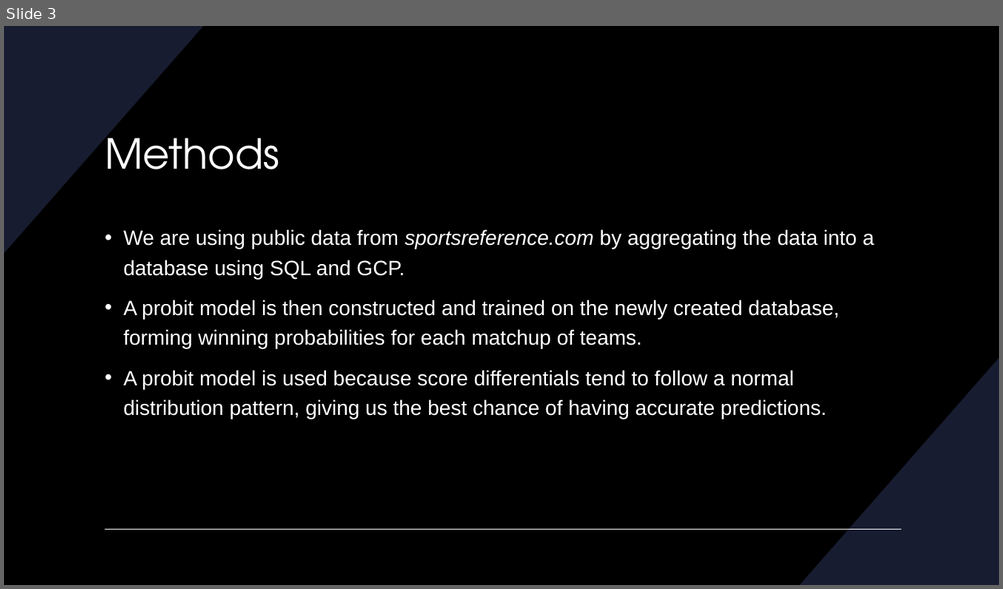
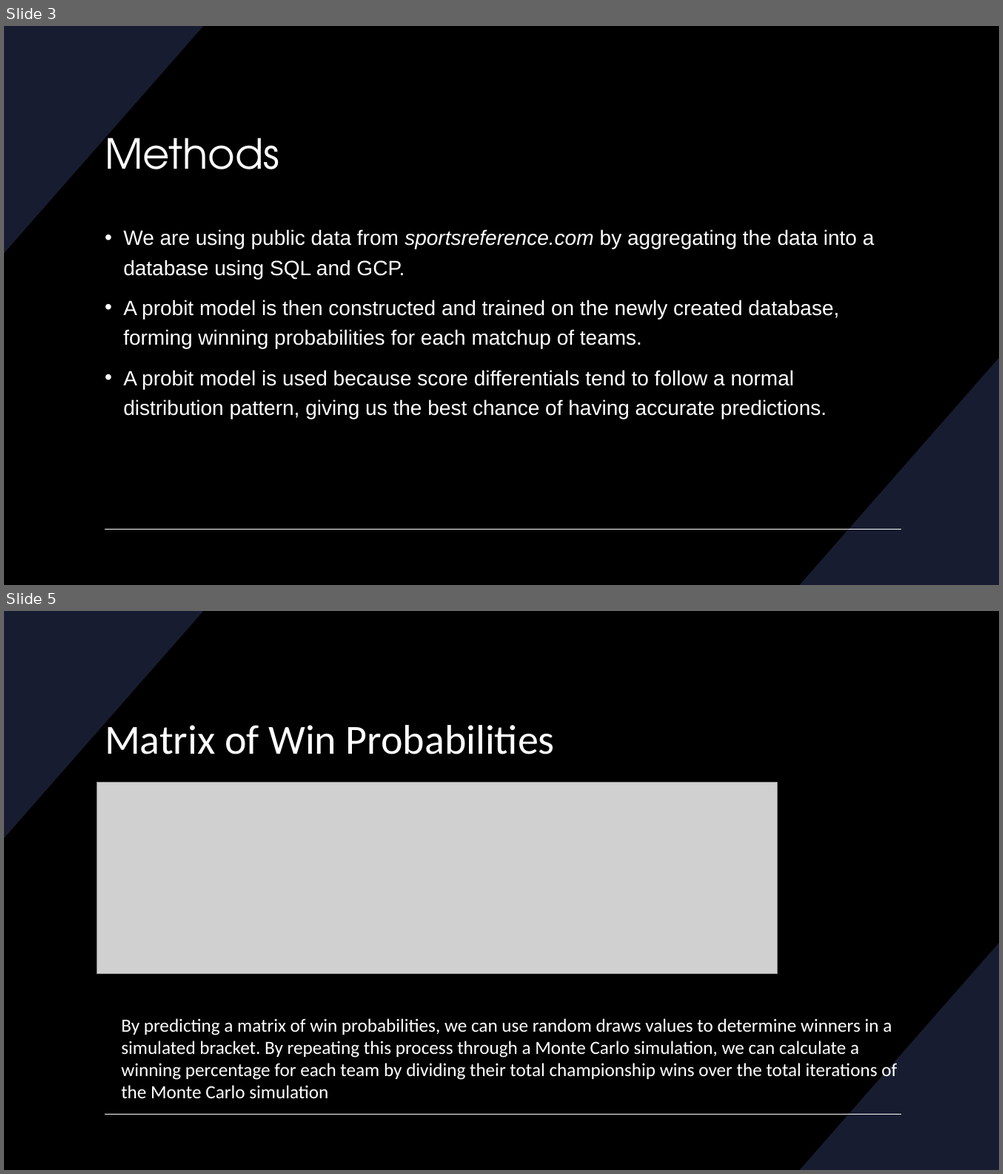
Before and after one commit to crawleyliam/NBA_playoff_bracket, a slide deck: NBA Playoff Powerpoint.pptx. Shown one above the other, each under a label of ours: slide 3 before the commit, slides 3 and 5 after it; the slides between them are not shown. The pictures are 1003x589 and 1003x1174 pixels, drawn with LibreOffice and Linux fonts; fonts in the diff are those of the drawing; grey boxes stand for pictures. Boxes give left, top, right and bottom in pixels: in the first picture for what was removed or moved away, otherwise in the second. Text is boxed around its words. In the diff, an @@ line names an element or a change of style, - is before the commit and + after.

```diff
--- a/NBA Playoff Powerpoint.pptx
+++ b/NBA Playoff Powerpoint.pptx
@@ slide 5 added at [4,611,999,1170], background #000000; not listed: 3 template elements that a slide beside it also shows @@
@@ title added at [105,719,555,755], 40 pt, text #FFFFFF @@
+Matrix of Win Probabilities
@@ picture added at [97,783,777,974] @@
@@ text added at [121,1019,896,1099], 18 pt, text #FFFFFF @@
+By predicting a matrix of win probabilities, we can use random draws values to determine winners in a simulated bracket. By repeating this process through a Monte Carlo simulation, we can calculate a winning percentage for each team by dividing their total championship wins over the total iterations of the Monte Carlo simulation
```
Also in this commit, not shown: 2 other slides added, 1 slide removed.
